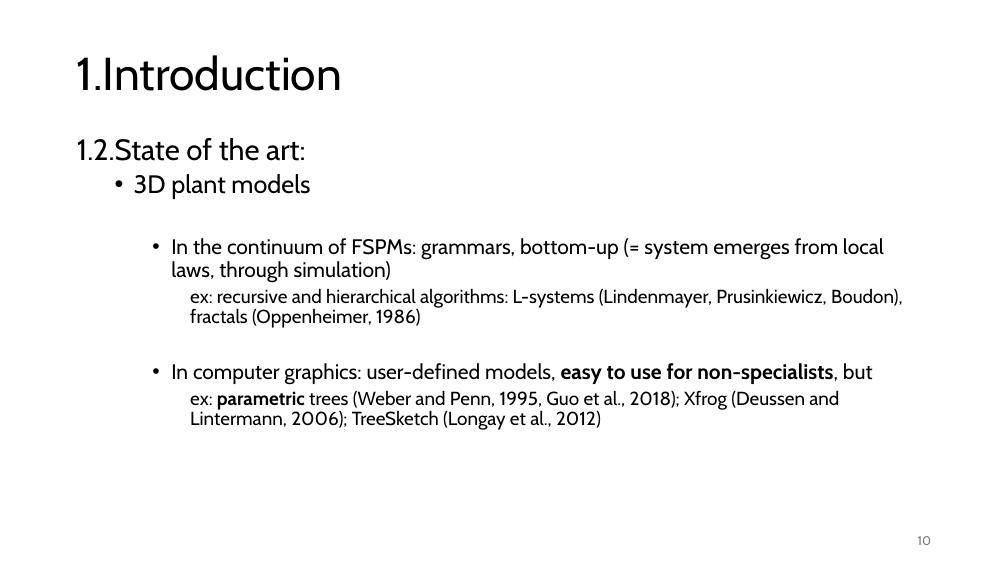
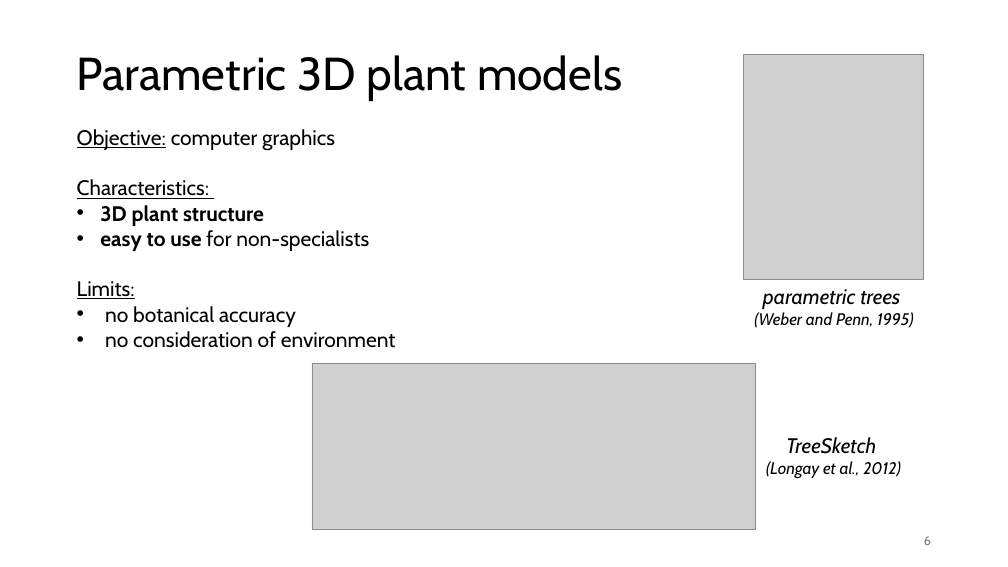
Before and after one commit to orianebro/PhD_Oriane, a slide deck: slide 6 of resources/ppt_reu_PhenoMEn_19_11_2024.pptx (slide 10 before the commit). Drawn at 1008x567 pixels with LibreOffice and Linux fonts; fonts in the diff are those of the drawing; grey boxes stand for pictures. Boxes give left, top, right and bottom in pixels: in the first picture for what was removed or moved away, otherwise in the second. Text is boxed around its words. In the diff, an @@ line names an element or a change of style, - is before the commit and + after.

```diff
--- a/resources/ppt_reu_PhenoMEn_19_11_2024.pptx
+++ b/resources/ppt_reu_PhenoMEn_19_11_2024.pptx
@@ text at <box>77,55,622,101</box>: text changed @@
-1.Introduction
+Parametric 3D plant models
@@ picture added at <box>743,54,924,279</box> @@
@@ text removed at <box>77,138,903,430</box> @@
-1.2.State of the art:
-  • 3D plant models
-    • In the continuum of FSPMs: grammars, bottom-up (= system emerges from local laws, through simulation)
-      ex: recursive and hierarchical algorithms: L-systems (Lindenmayer, Prusinkiewicz, Boudon), fractals (Oppenheimer, 1986)
-    • In computer graphics: user-defined models, easy to use for non-specialists, but
-      ex: parametric trees (Weber and Penn, 1995, Guo et al., 2018); Xfrog (Deussen and Lintermann, 2006); TreeSketch (Longay et al., 2012)
@@ text added at <box>77,129,396,348</box>, 20 pt, text #000000 @@
+Objective: computer graphics
+Characteristics:
+• 3D plant structure
+• easy to use for non-specialists
+Limits:
+• no botanical accuracy
+• no consideration of environment
@@ text added at <box>754,289,913,328</box>, 16 pt, text #000000, italic @@
+parametric trees
+(Weber and Penn, 1995)
@@ picture added at <box>312,364,756,529</box> @@
@@ text added at <box>766,437,901,478</box>, 16 pt, text #000000, italic @@
+TreeSketch
+(Longay et al., 2012)
@@ page number at <box>924,536,931,545</box>: text changed @@
-10
+6
```
Also in this commit, not shown: 19 other slides changed, 1 slide added, 12 slides removed, 8 other files.
